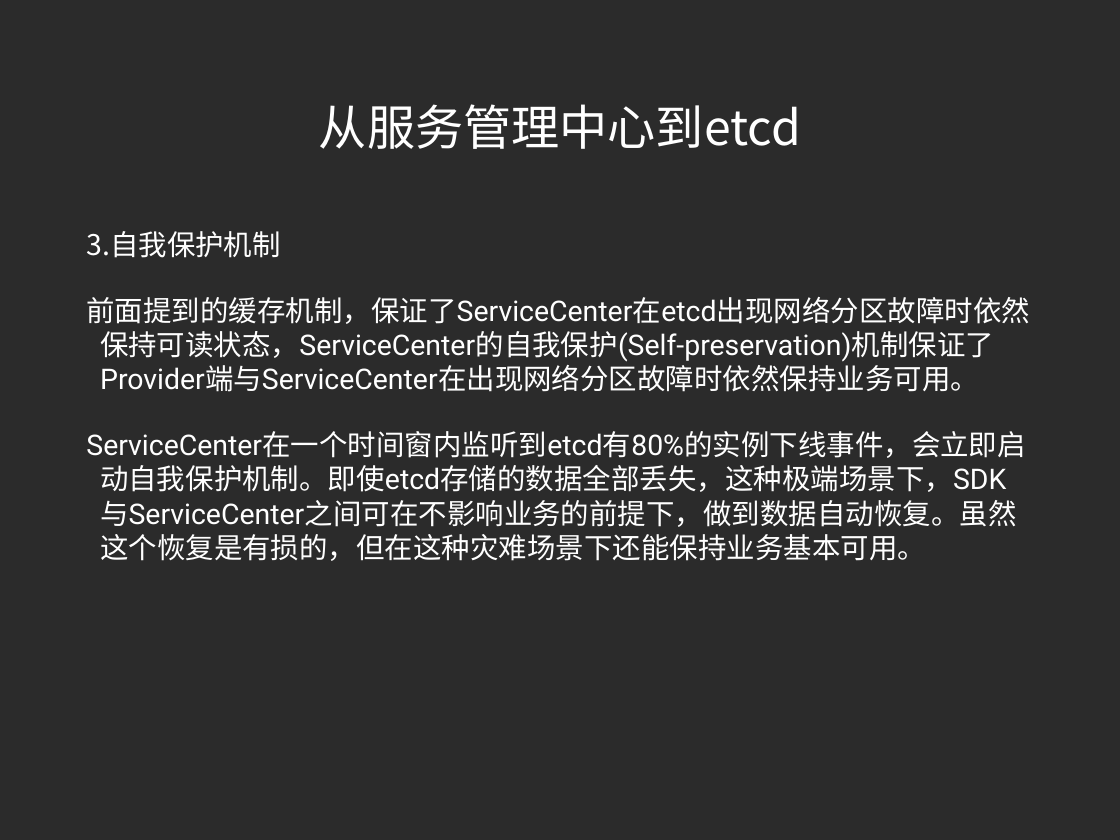
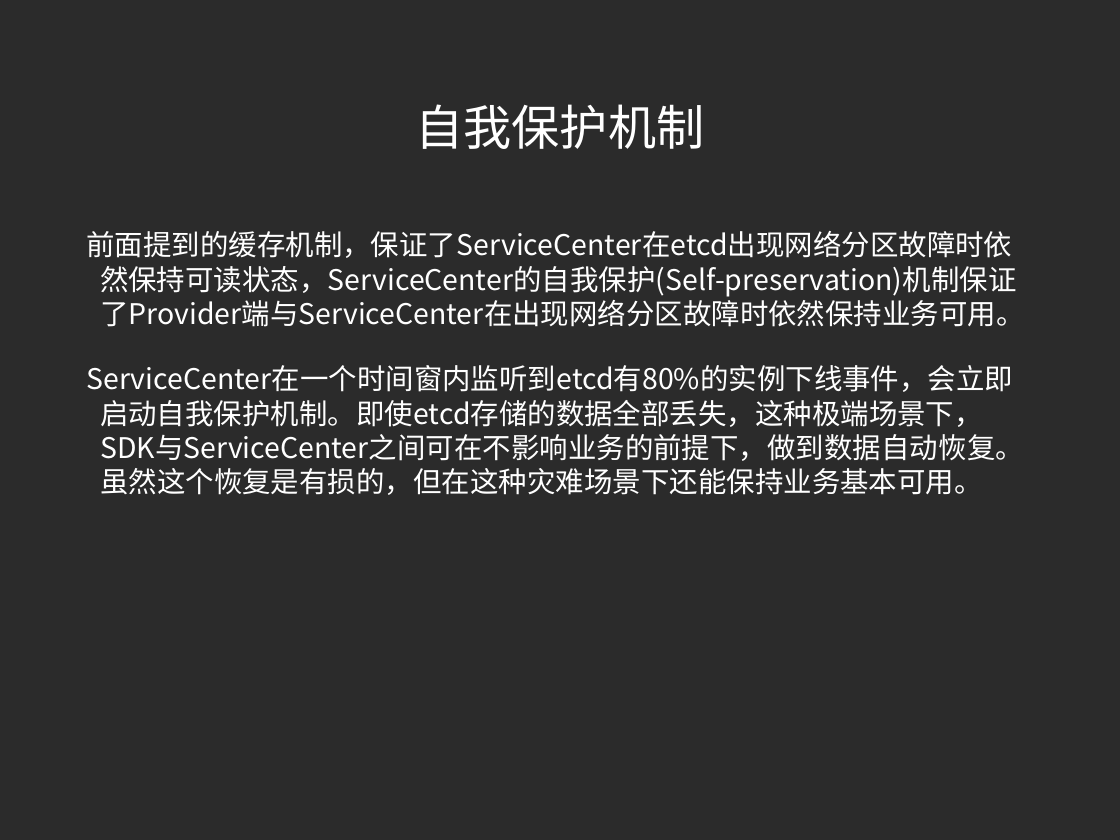
Before and after one commit to little-cui/sc-tester, a slide deck: slide 14 of doc/introduce.ppt (slide 16 before the commit). Drawn at 1120x840 pixels with LibreOffice and Linux fonts; fonts in the diff are those of the drawing; background and template pictures are left out; a plain dark background stands for a picture behind light text. Boxes give left, top, right and bottom in pixels: in the first picture for what was removed or moved away, otherwise in the second. Text is boxed around its words. In the diff, an @@ line names an element or a change of style, - is before the commit and + after.

```diff
--- a/doc/introduce.ppt
+++ b/doc/introduce.ppt
@@ title at <box>416,104,705,149</box>: text changed @@
-从服务管理中心到etcd
+自我保护机制
@@ text "前面提到的缓存机制，保证了ServiceCenter在etcd出现网络分区故障时依然保持可读状态，ServiceCent ..." at <box>86,231,1025,495</box>: font Roboto to Noto Sans CJK SC @@
@@ text at <box>86,231,281,258</box>: paragraph removed @@
-3. 自我保护机制
```
Also in this commit, not shown: 8 other slides changed, 2 slides removed.
